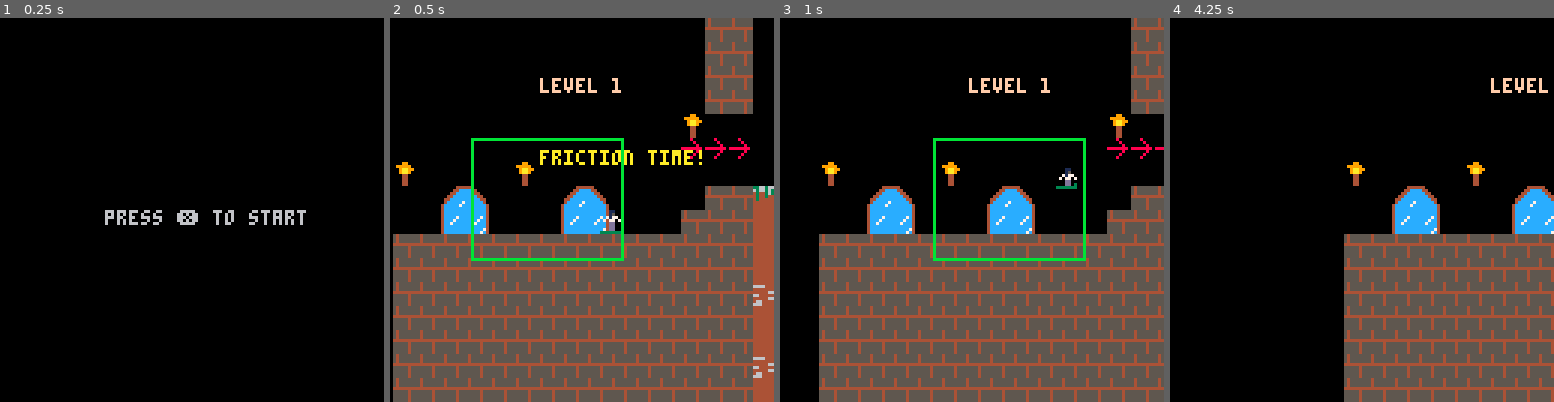
Above: before the commit, frames 1-4 (left to right).
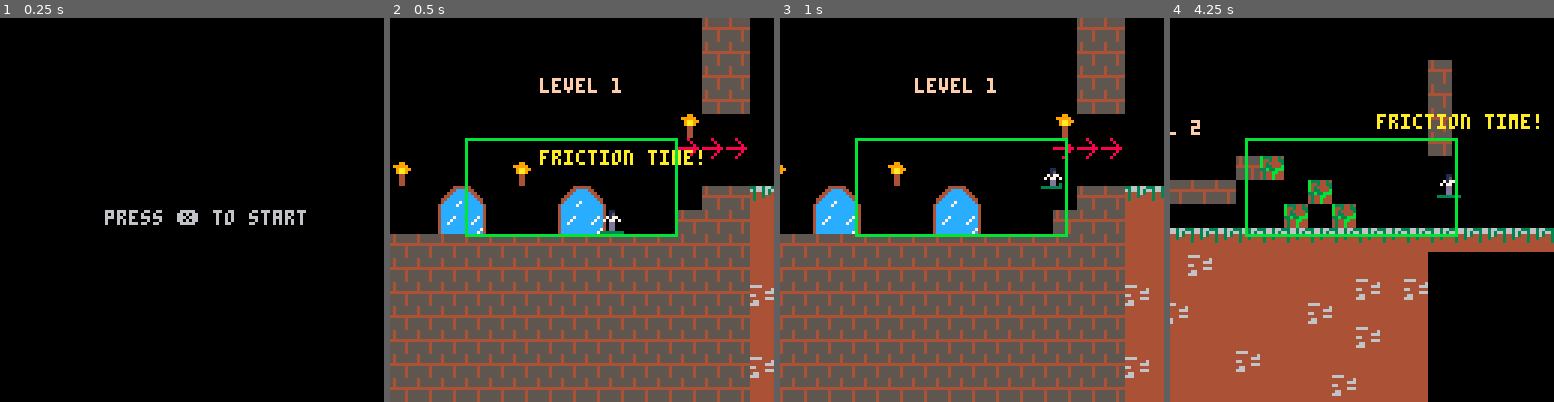
Above: after the commit, the same moments.

Repository: FrederikHR/GDB
Game: PICO-8 cartridge lift.p8
The game is run twice, just before and just after one commit, with the same random seed, the same clock (stepped at 60 frames per second) and the same inputs.
Inputs:
- Up to frame 1 (0.25 s): no input
- Up to frame 2 (0.5 s): tap X (X key) at 0.33 s
- Up to frame 3 (1 s): tap O (Z key) at 0.7 s
- Up to frame 4 (4.25 s): tap X (X key) at 1.07, 1.85, 2.97, 4.08 s; hold Right 1.6-2.1 s; tap O (Z key) every 0.4 s from 1.7 to 4.1 s; hold Up 2.15-2.42 s; hold Right 2.47-3.03 s; hold Left 3.08-3.58 s; hold Down 3.63-3.97 s; hold Right from 4.02 s (still down)

Frame 1 is identical in both runs. In frame 2, 15% of the frame differs, in the area x 0-100%, y 0-100%; in frame 3, 32%; in frame 4, 52%, in the area x 0-100%, y 10-100%.

Commit message:
changed camera, now it works?

Diff:
--- a/lift.p8
+++ b/lift.p8
@@ -64,8 +64,8 @@
 	box = {}
 	box.x = 25
 	box.y = 40
-	box.w = box.x*3
-	box.h = box.y*2
+	box.w = 70
+	box.h = 32
 end
 
 function game_update()
@@ -84,7 +84,7 @@
 	map(0, 0)
 	draw_player()
 	rect(box.x, box.y,
-						box.w, box.h, 11)
+						box.x+box.w, box.y+box.h, 11)
 end
 
 --player functions
@@ -399,31 +399,25 @@
 	--]]
 
 	if p.x <= box.x then
-		cx-= -p.dx-1
+		cx -= box.x - p.x
 		box.x=p.x
-		box.w=box.x + 50
-		p.x+=1
-
-	elseif p.x >= box.w-8 then
-		cx+=p.dx-1
-		box.w=p.x+8
-		box.x=box.w - 50
-		p.x-=1
+
+	elseif p.x+p.sw*8 >= box.x+box.w then
+		local diff = (p.x+p.sw*8) - (box.x + box.w)
+		cx += diff
+		box.x += diff
 	end
 
 
 	if p.y < box.y then
-		p.y=box.y
-		cy-=1
-		box.y-=1
-		box.h-=1
-	end
-
-	if p.y > box.h then
-		p.y=box.h
-		cy+=1
-		box.y+=1
-		box.h+=1
+		cy -= box.y - p.y
+		box.y -= box.y - p.y
+	end
+
+	if p.y+p.sh*8 > box.y + box.h then
+		local diffy = (p.y+p.sh*8) - (box.y+box.h)
+		cy += diffy
+		box.y += diffy
 	end
 end
 __gfx__
